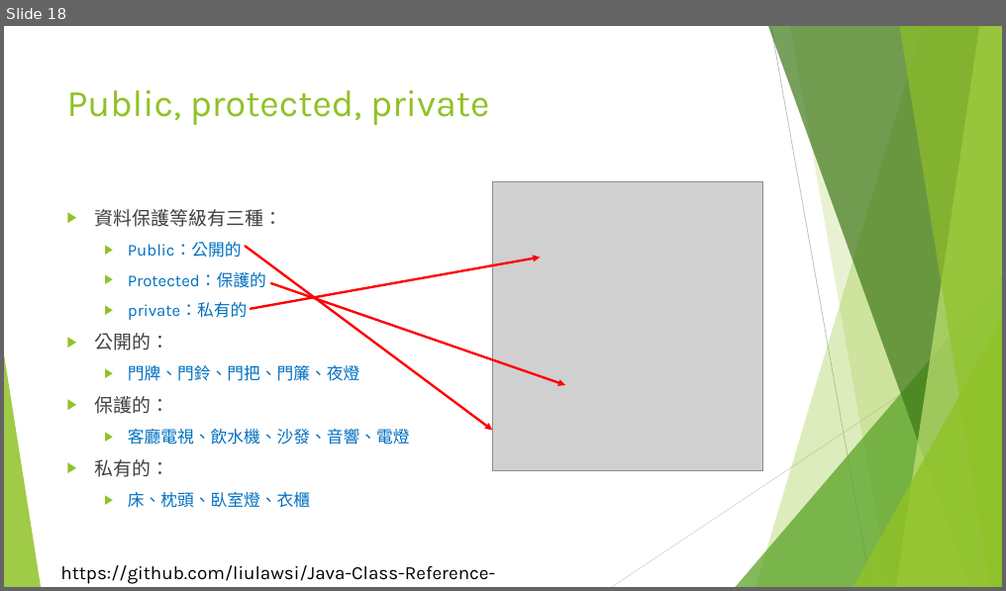
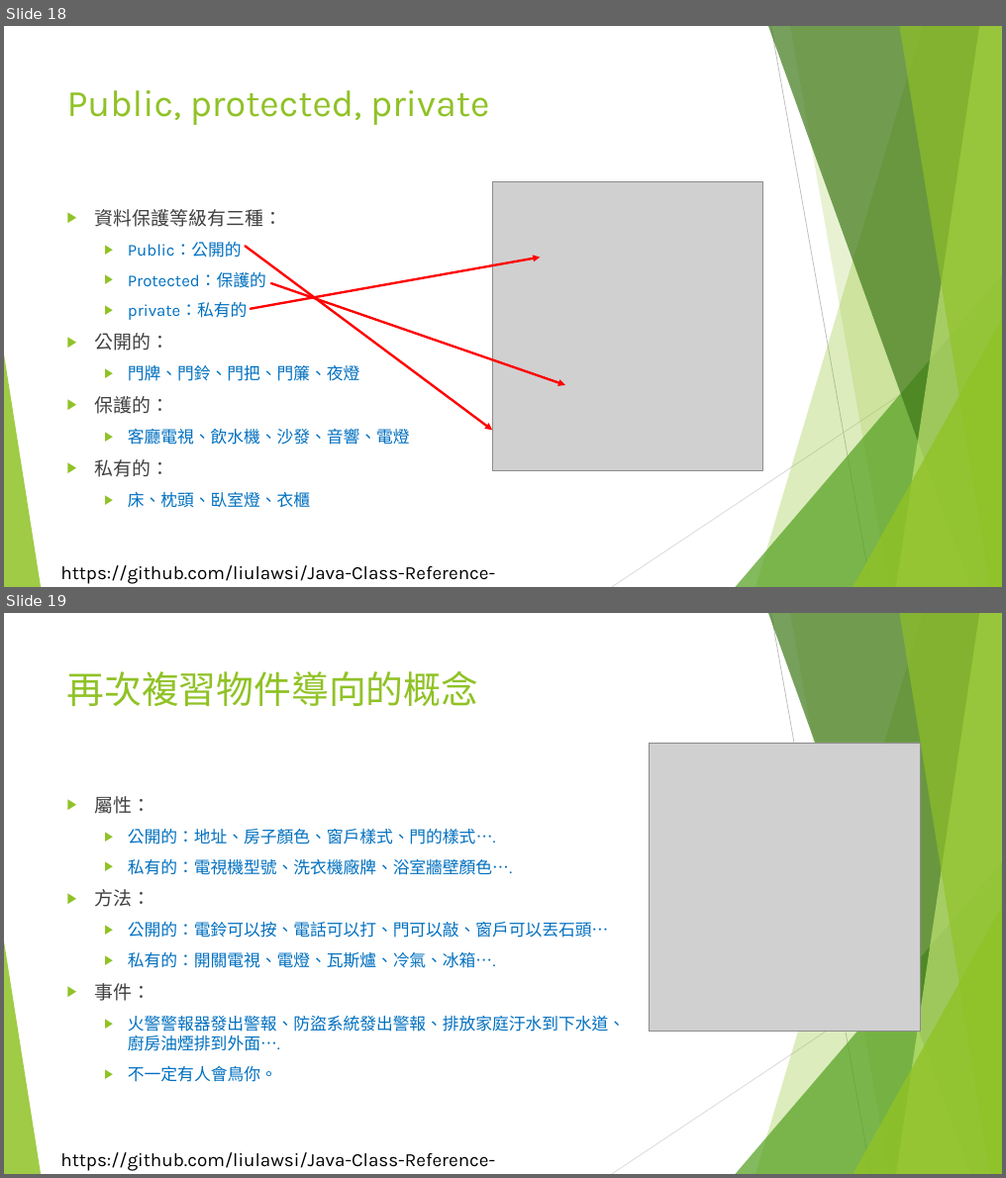
Before and after one commit to liulawsi/My_PPTs, a slide deck: LCC/Java/10_物件導向程式設計.pptx. Shown one above the other, each under a label of ours: slide 18 before the commit, slides 18 and 19 after it. The pictures are 1006x591 and 1006x1178 pixels, drawn with LibreOffice and Linux fonts; fonts in the diff are those of the drawing; grey boxes stand for pictures; background and template pictures are left out. Boxes give left, top, right and bottom in pixels: in the first picture for what was removed or moved away, otherwise in the second. Text is boxed around its words. In the diff, an @@ line names an element or a change of style, - is before the commit and + after.

```diff
--- a/LCC/Java/10_物件導向程式設計.pptx
+++ b/LCC/Java/10_物件導向程式設計.pptx
@@ slide 19 added at bbox=[4, 613, 1002, 1174], background #FFFFFF; not listed: 11 template elements that a slide beside it also shows @@
@@ title added at bbox=[67, 670, 479, 706], 36 pt, text #90C226 @@
+再次複習物件導向的概念
@@ picture added at bbox=[648, 743, 920, 1032] @@
@@ text added at bbox=[95, 796, 625, 1082], 16 pt, text #0070C0 @@
+▶ 屬性：
+  ▶ 公開的：地址、房子顏色、窗戶樣式、門的樣式….
+  ▶ 私有的：電視機型號、洗衣機廠牌、浴室牆壁顏色….
+▶ 方法：
+  ▶ 公開的：電鈴可以按、電話可以打、門可以敲、窗戶可以丟石頭…
+  ▶ 私有的：開關電視、電燈、瓦斯爐、冷氣、冰箱….
+▶ 事件：
+  ▶ 火警警報器發出警報、防盜系統發出警報、排放家庭汙水到下水道、廚房油煙排到外面….
+  ▶ 不一定有人會鳥你。
```
Also in this commit, not shown: 4 slides changed, 8 other slides added.
